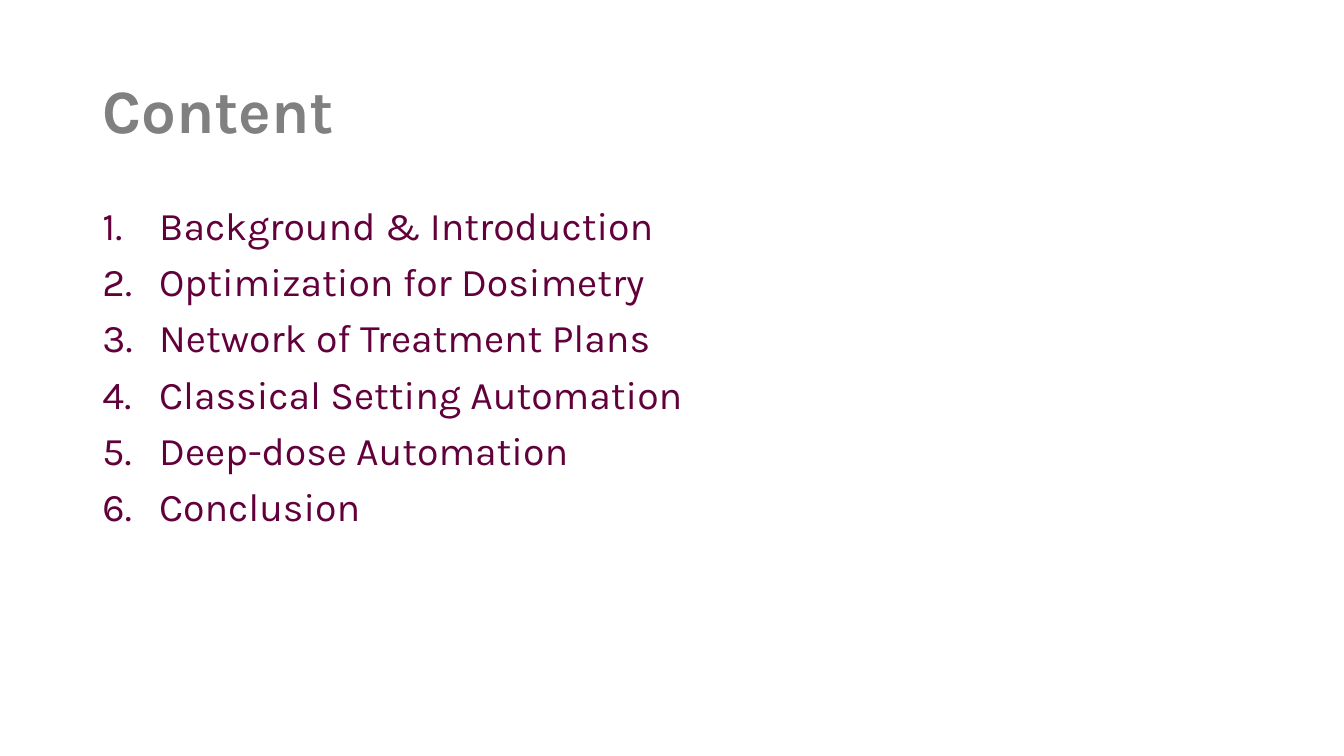
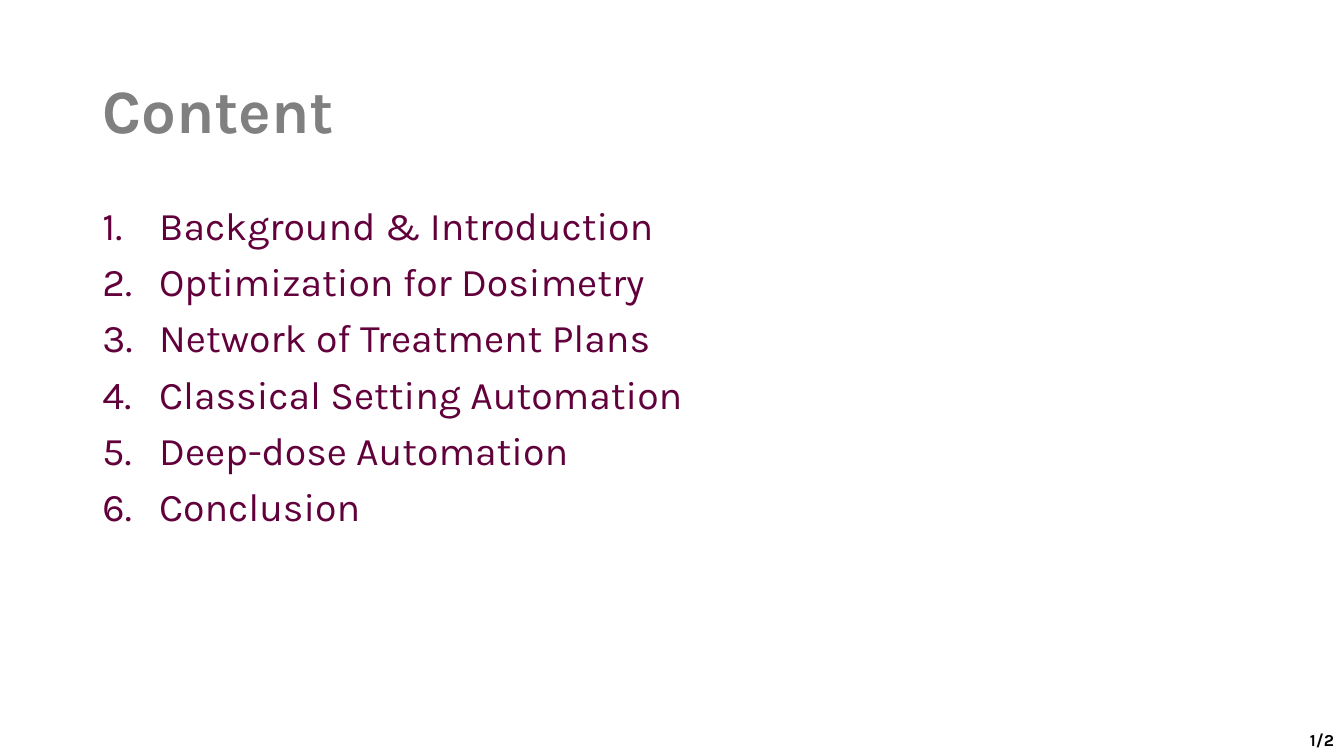
Before and after one commit to pauldubois98/Defense, a slide deck: slide 2 of PhD_Defense.pptm. Drawn at 1344x756 pixels with LibreOffice and Linux fonts; fonts in the diff are those of the drawing. Boxes give left, top, right and bottom in pixels: in the first picture for what was removed or moved away, otherwise in the second. Text is boxed around its words. In the diff, an @@ line names an element or a change of style, - is before the commit and + after.

```diff
--- a/PhD_Defense.pptm
+++ b/PhD_Defense.pptm
@@ text added at (1310,733,1334,748), 12 pt, text #000000, bold @@
+1/2
```
Also in this commit, not shown: 1 slide added.
